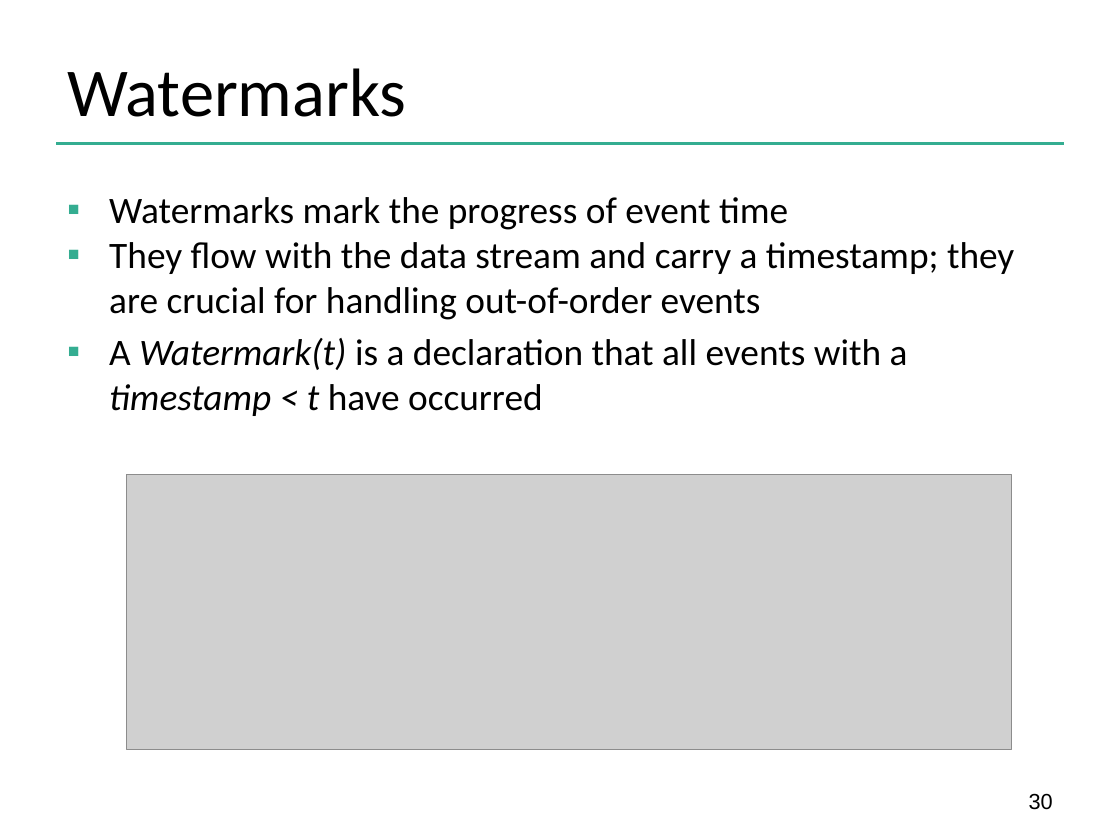
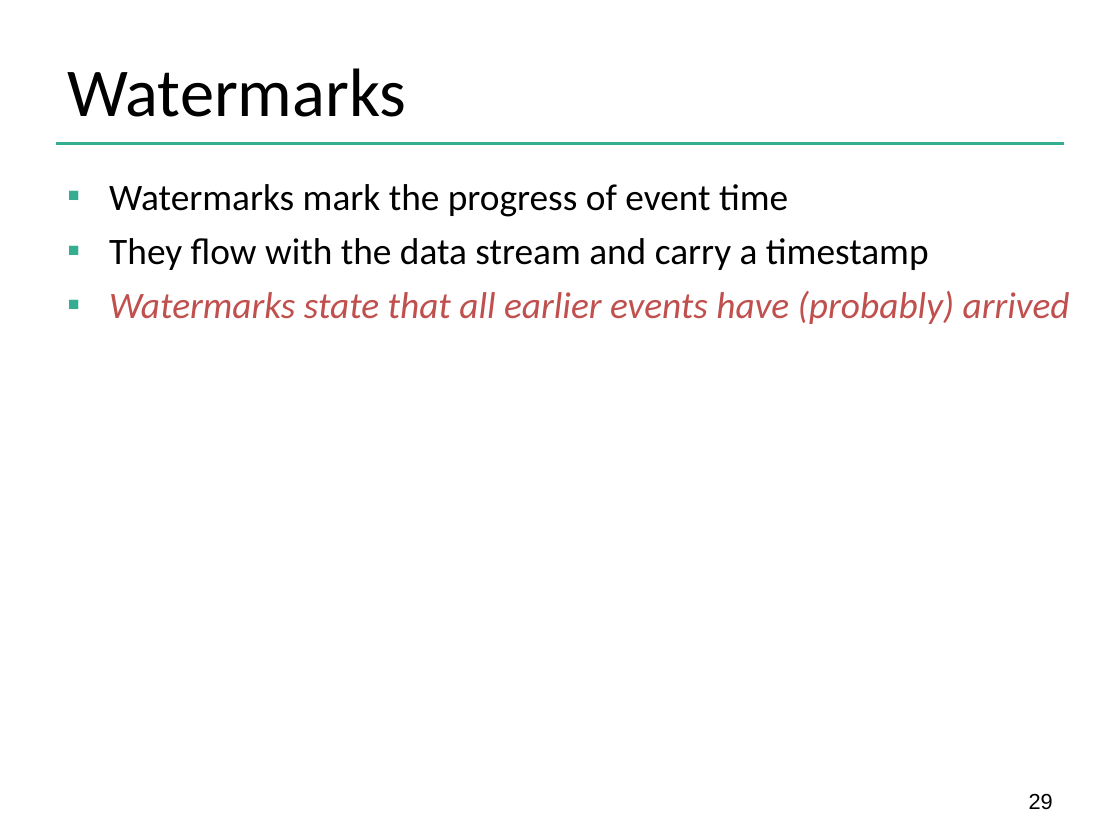
Before and after one commit to dataArtisans/flink-training-web, a slide deck: slide 29 of slides/flink_stream_windows.pptx (slide 30 before the commit). Drawn at 1120x840 pixels with LibreOffice and Linux fonts; fonts in the diff are those of the drawing; grey boxes stand for pictures; background and template pictures are left out. Boxes give left, top, right and bottom in pixels: in the first picture for what was removed or moved away, otherwise in the second. Text is boxed around its words. In the diff, an @@ line names an element or a change of style, - is before the commit and + after.

Commit message:
improved some of the slides, especially around windows, and watermarks

```diff
--- a/slides/flink_stream_windows.pptx
+++ b/slides/flink_stream_windows.pptx
@@ text "Watermarks mark the progress of ...": place and size @@
-text "Watermarks mark the progress of ..." at (109,197,1014,416)
+text "Watermarks mark the progress of ..." at (109,184,1070,324)
@@ text at (109,184,788,217): more space between paragraphs @@
@@ text at (109,238,1070,324): text changed; text colour #000000 to #C0504D; italic on @@
-▪ They flow with the data stream and carry a timestamp; they are crucial for handling out-of-order events
-▪ A Watermark(t) is a declaration that all events with a timestamp < t have occurred
+▪ They flow with the data stream and carry a timestamp
+▪ Watermarks state that all earlier events have (probably) arrived
@@ picture removed at (127,475,1011,749) @@
@@ page number at (1029,793,1053,810): text changed @@
-30
+29
```
Also in this commit, not shown: 18 other slides changed, 5 slides added, 2 slides removed, 5 other files.
